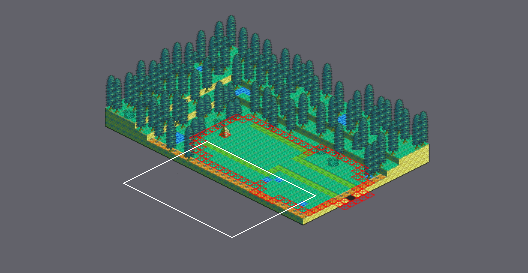
Level history. Tiled map: Final_Fantasy_Mystery_World/Game/assets/maps/Tutorial_Final.tmx. The first picture is a wide view before the edit; the outline marks the close-up.
Close-up. Before the commit:
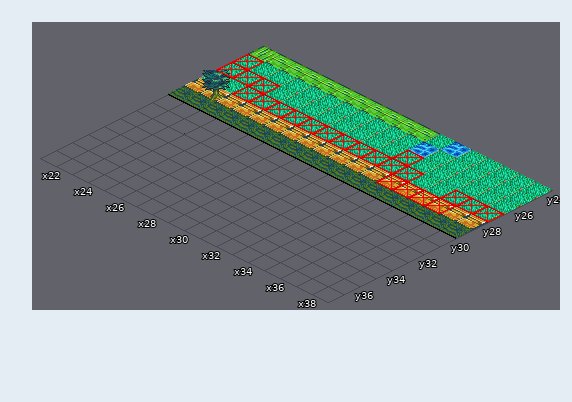
Cells are 32x16 px. Isometric: x runs down to the right, y down to the left. Shown: x 21..38, y 24..37. The commit also changed other parts of the map, which this record leaves out. The old version is drawn lined up with the new one.
The result:
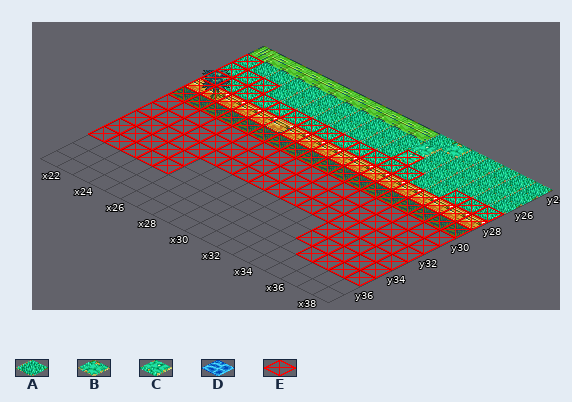
Key: from "tutorial_tileset": A 0, B 1, C 2, D 3, E 4.
_ is an empty cell.
The edit:
map size 45x45 -> 51x45 cells
Layer "Floor":
Tile B replaces tile D in row 24 at x 33.
Tile C replaces tile A in row 26 at x 32.
Tile C replaces tile D in row 25 at x 32.
Layer "Collider":
Tile E is added in row 27 at x 21 to 22; in row 28 at x 21 to 25, 27 to 32 and 37 to 38; in rows 29 to 32 at x 21 to 38; in rows 33 to 34 at x 21 to 25 and 34 to 38; in row 35 at x 35 to 38.
Boxes around the changes in both close-ups, in picture pixels (x1, y1, x2, y2):
changed: (88, 70, 488, 286)
